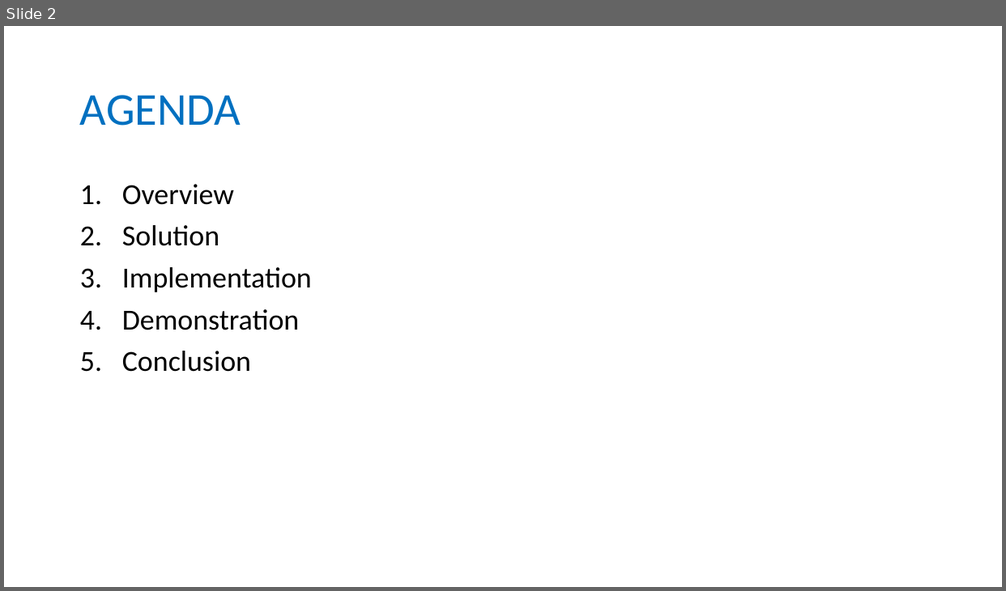
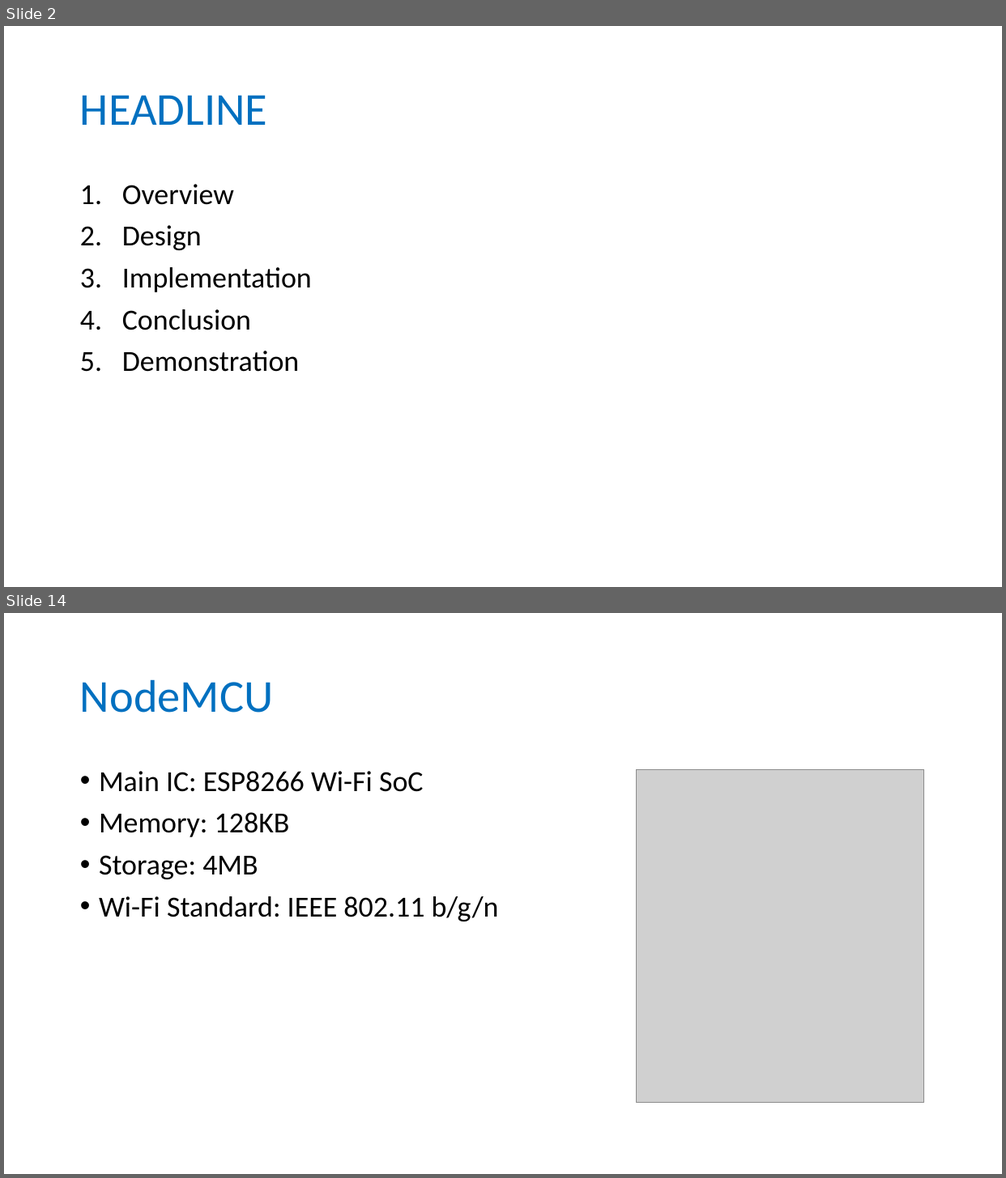
Before and after one commit to longhoang0304/DCDCS_Documentation, a slide deck: Final-Presentation.pptx. Shown one above the other, each under a label of ours: slide 2 before the commit, slides 2 and 14 after it; the slides between them are not shown. The pictures are 1006x591 and 1006x1178 pixels, drawn with LibreOffice and Linux fonts; fonts in the diff are those of the drawing; grey boxes stand for pictures. Boxes give left, top, right and bottom in pixels: in the first picture for what was removed or moved away, otherwise in the second. Text is boxed around its words. In the diff, an @@ line names an element or a change of style, - is before the commit and + after.

```diff
--- a/Final-Presentation.pptx
+++ b/Final-Presentation.pptx
@@ slide 14 added at <box>4,613,1002,1174</box>, background #FFFFFF @@
@@ title added at <box>80,679,273,713</box>, 44 pt, text #0070C0 @@
+NodeMCU
@@ text added at <box>99,771,499,922</box>, 28 pt, text #000000 @@
+• Main IC: ESP8266 Wi-Fi SoC
+• Memory: 128KB
+• Storage: 4MB
+• Wi-Fi Standard: IEEE 802.11 b/g/n
@@ picture added at <box>636,769,924,1102</box> @@
@@ slide 2 changed as well @@
@@ title at <box>80,95,267,125</box>: text changed @@
-AGENDA
+HEADLINE
@@ text at <box>122,225,202,250</box>: text changed @@
-2. Solution
+2. Design
@@ text at <box>122,310,251,331</box>: paragraph added @@
+4. Conclusion
@@ text at <box>122,351,251,372</box>: paragraph removed @@
-5. Conclusion
```
Also in this commit, not shown: 3 other slides changed, 30 other slides added, 11 slides removed, 2 other files.
